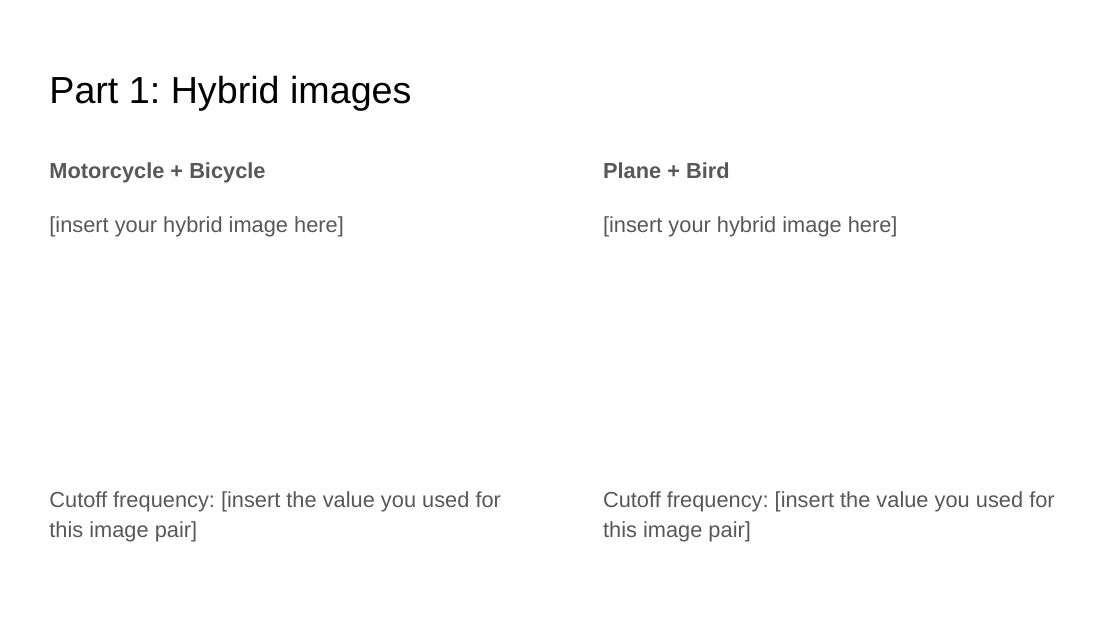
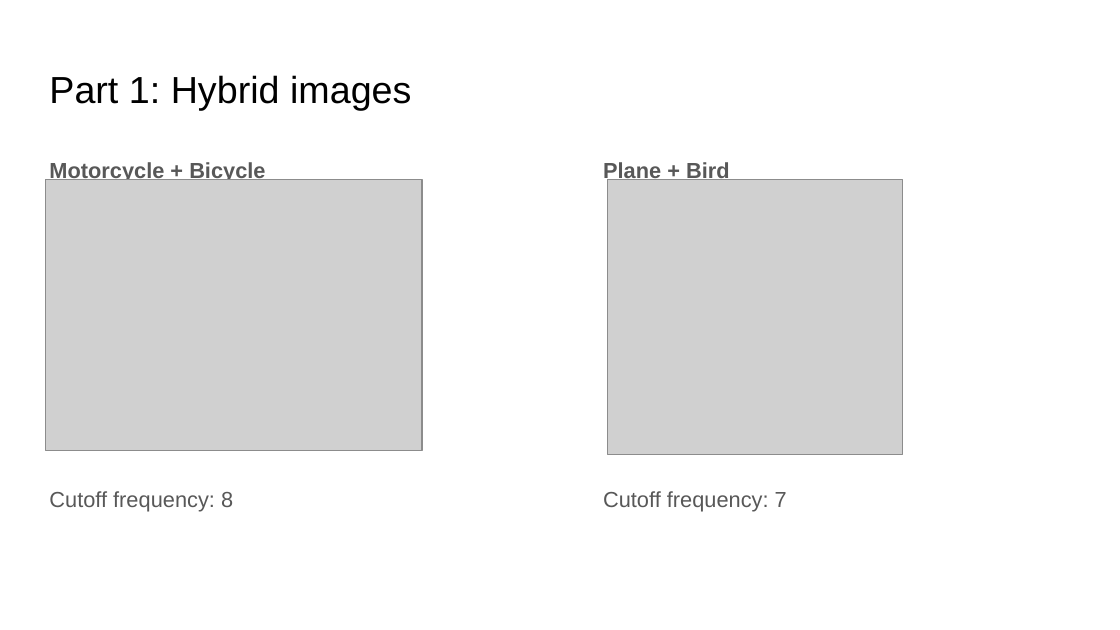
Before and after one commit to aashutoshav/Computer-Vision-Project-1, a slide deck: slide 6 of docs/report.pptx. Drawn at 1120x630 pixels with LibreOffice and Linux fonts; fonts in the diff are those of the drawing; grey boxes stand for pictures. Boxes give left, top, right and bottom in pixels: in the first picture for what was removed or moved away, otherwise in the second. Text is boxed around its words. In the diff, an @@ line names an element or a change of style, - is before the commit and + after.

```diff
--- a/docs/report.pptx
+++ b/docs/report.pptx
@@ picture added at (x1=46, y1=179, x2=422, y2=450) @@
@@ picture added at (x1=608, y1=179, x2=904, y2=454) @@
@@ text at (x1=49, y1=491, x2=233, y2=512): text changed @@
-[insert your hybrid image here]
-Cutoff frequency: [insert the value you used for this image pair]
+Cutoff frequency: 8
@@ text at (x1=603, y1=491, x2=787, y2=512): text changed @@
-[insert your hybrid image here]
-Cutoff frequency: [insert the value you used for this image pair]
+Cutoff frequency: 7
```
Also in this commit, not shown: 17 other slides changed, 2 slides added, 2 slides removed, 22 other files.
